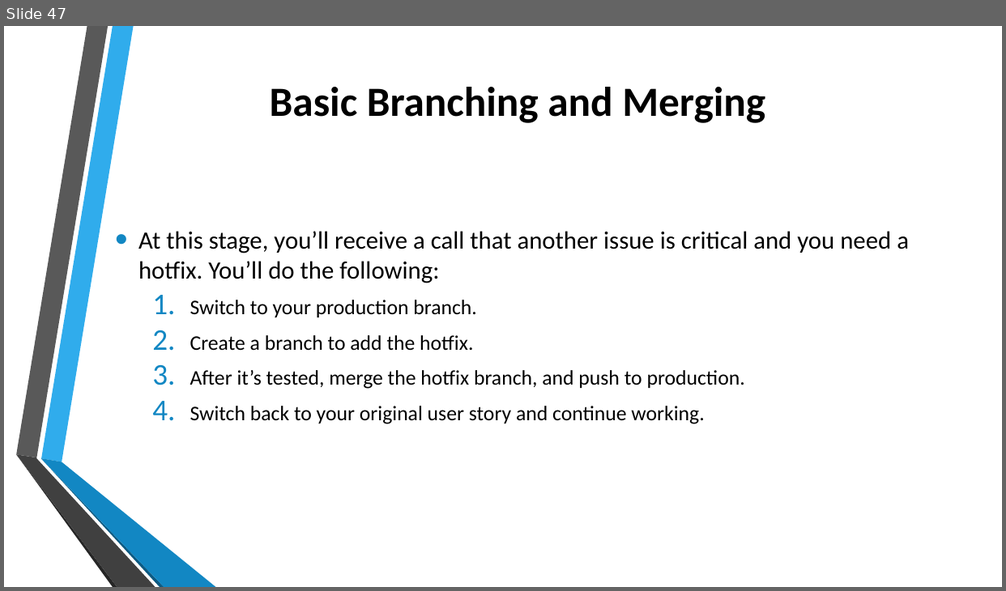
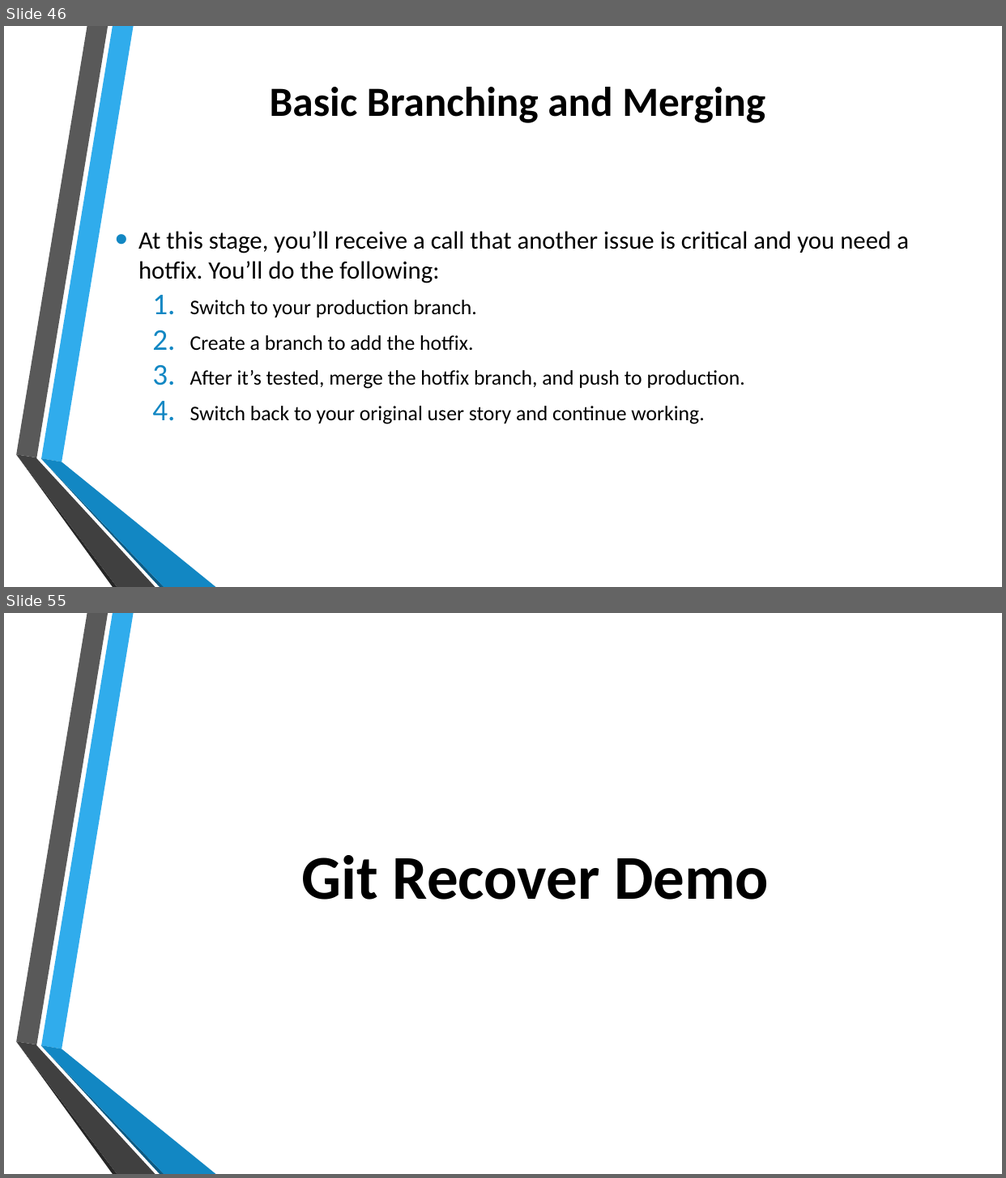
Before and after one commit to errol20/GitPPT, a slide deck: Version Control using Git.pptx. Shown one above the other, each under a label of ours: slide 47 before the commit, slides 46 and 55 after it; the slides between them are not shown. The pictures are 1006x591 and 1006x1178 pixels, drawn with LibreOffice and Linux fonts; fonts in the diff are those of the drawing; background and template pictures are left out. Boxes give left, top, right and bottom in pixels: in the first picture for what was removed or moved away, otherwise in the second. Text is boxed around its words. In the diff, an @@ line names an element or a change of style, - is before the commit and + after.

```diff
--- a/Version Control using Git.pptx
+++ b/Version Control using Git.pptx
@@ slide 55 added at [4, 613, 1002, 1174], background picture (left out); not listed: 6 template elements that a slide beside it also shows @@
@@ text added at [302, 855, 769, 900], 60 pt, text #000000, bold @@
+Git Recover Demo
@@ what was slide 47 is now slide 46 @@
```
Also in this commit, not shown: 19 other slides added, 1 slide removed.
